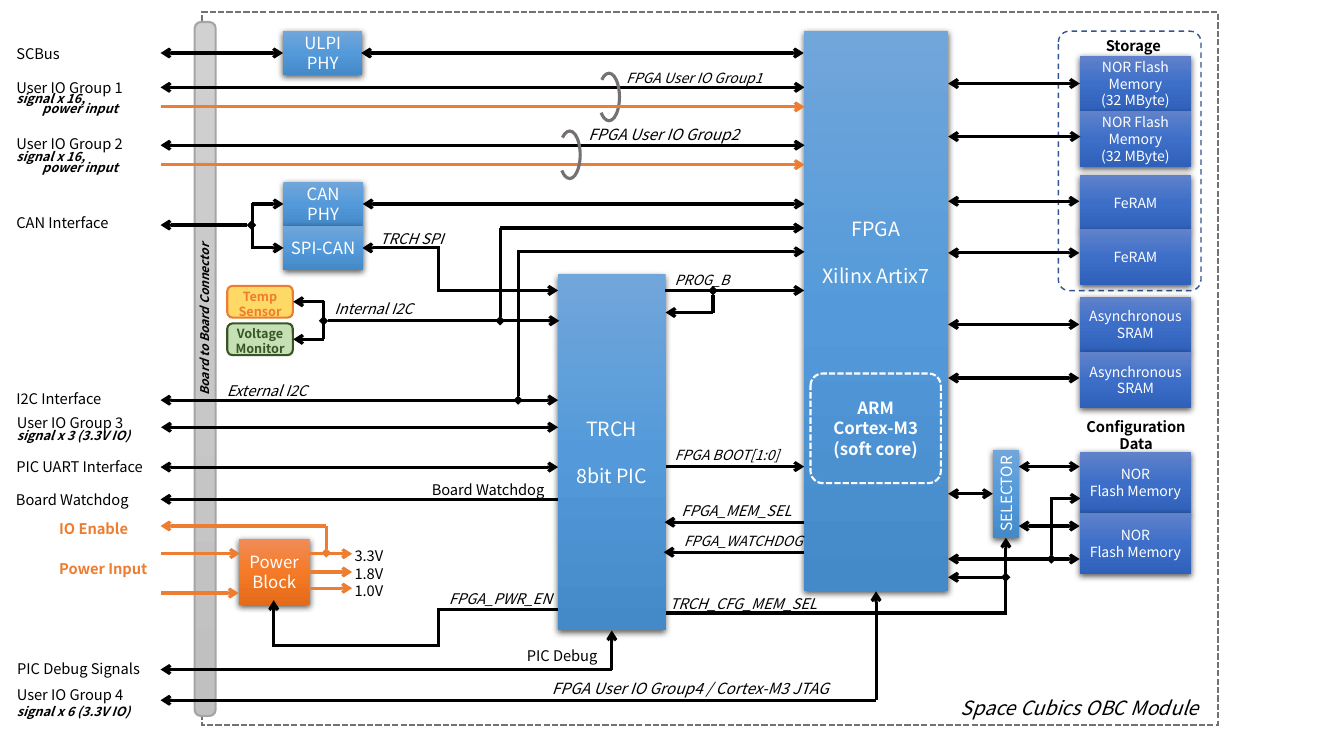
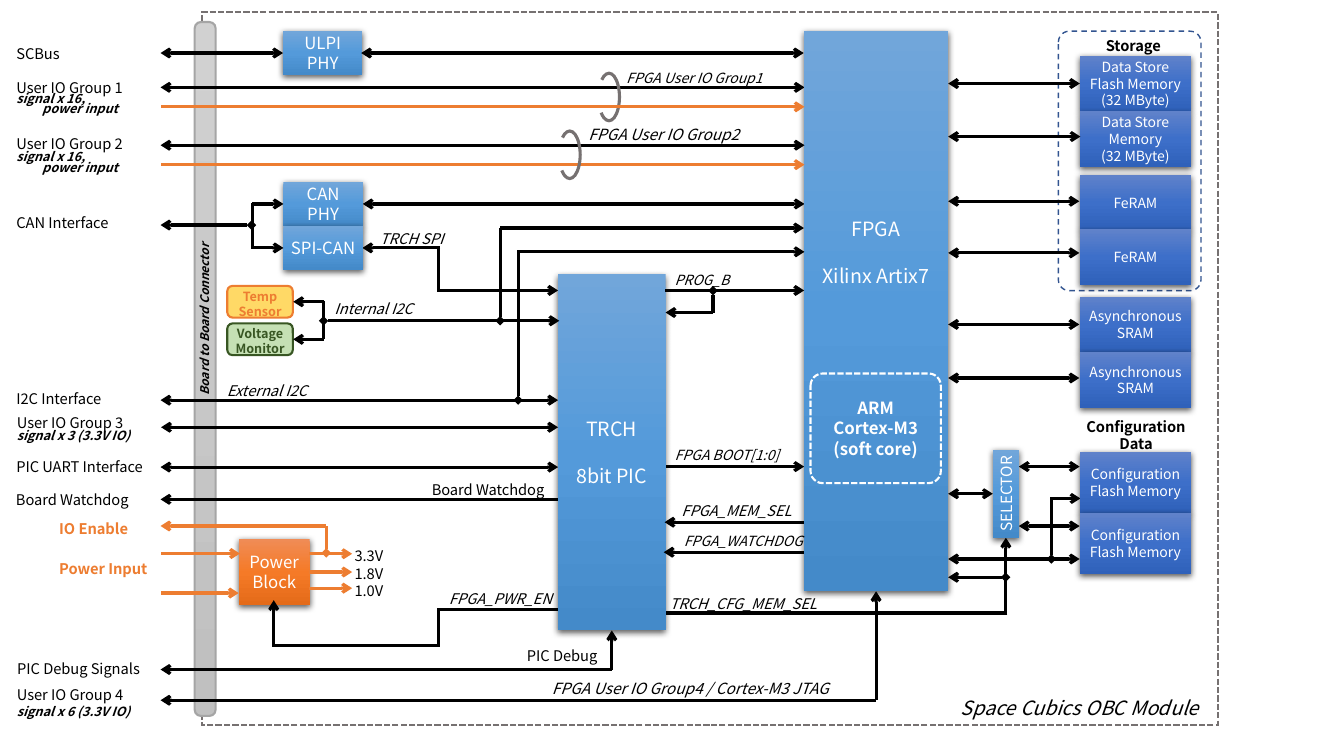
Before and after one commit to spacecubics/scobc-product-manual, a slide deck: slide 1 of images/BlockDiagram.pptx. Drawn at 1344x756 pixels with LibreOffice and Linux fonts; fonts in the diff are those of the drawing. Boxes give left, top, right and bottom in pixels: in the first picture for what was removed or moved away, otherwise in the second. Text is boxed around its words. In the diff, an @@ line names an element or a change of style, - is before the commit and + after.

Commit message:
はじめに: NOR Flash Memoryの呼称を Technical Reference Manualに合わせ修正
NOR Flash for Configuration and Code Flash Memory -> Configuration Flash Memory
NOR Flash for Data Memory -> Data Store Flash Memory

```diff
--- a/images/BlockDiagram.pptx
+++ b/images/BlockDiagram.pptx
@@ text in rectangle at (x1=1090, y1=61, x2=1181, y2=92): text changed @@
-NOR Flash
-Memory
+Data Store
+Flash Memory
@@ text in rectangle at (x1=1102, y1=116, x2=1169, y2=127): text changed @@
-NOR Flash
+Data Store
@@ text in rectangle at (x1=1091, y1=467, x2=1180, y2=483): text changed @@
-NOR
+Configuration
@@ text in rectangle at (x1=1091, y1=528, x2=1180, y2=544): text changed @@
-NOR
+Configuration
```
Also in this commit, not shown: 2 other files.
